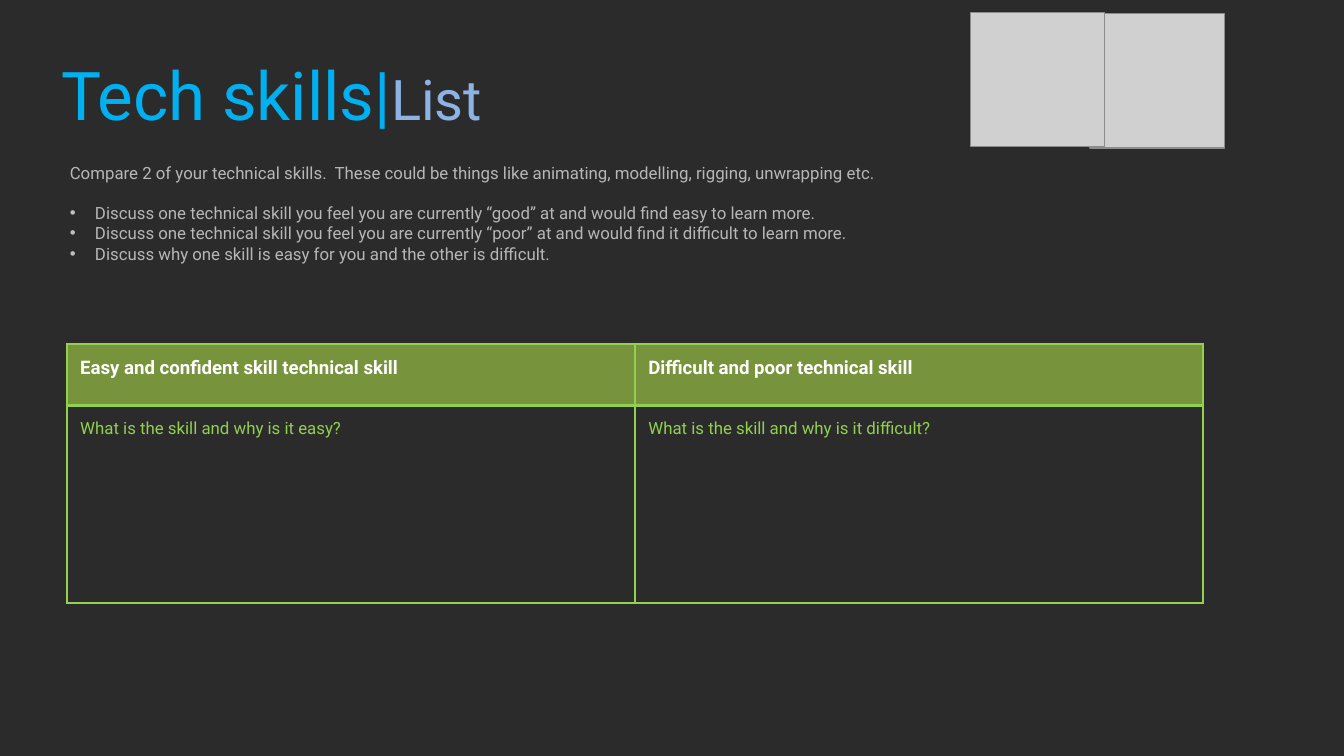
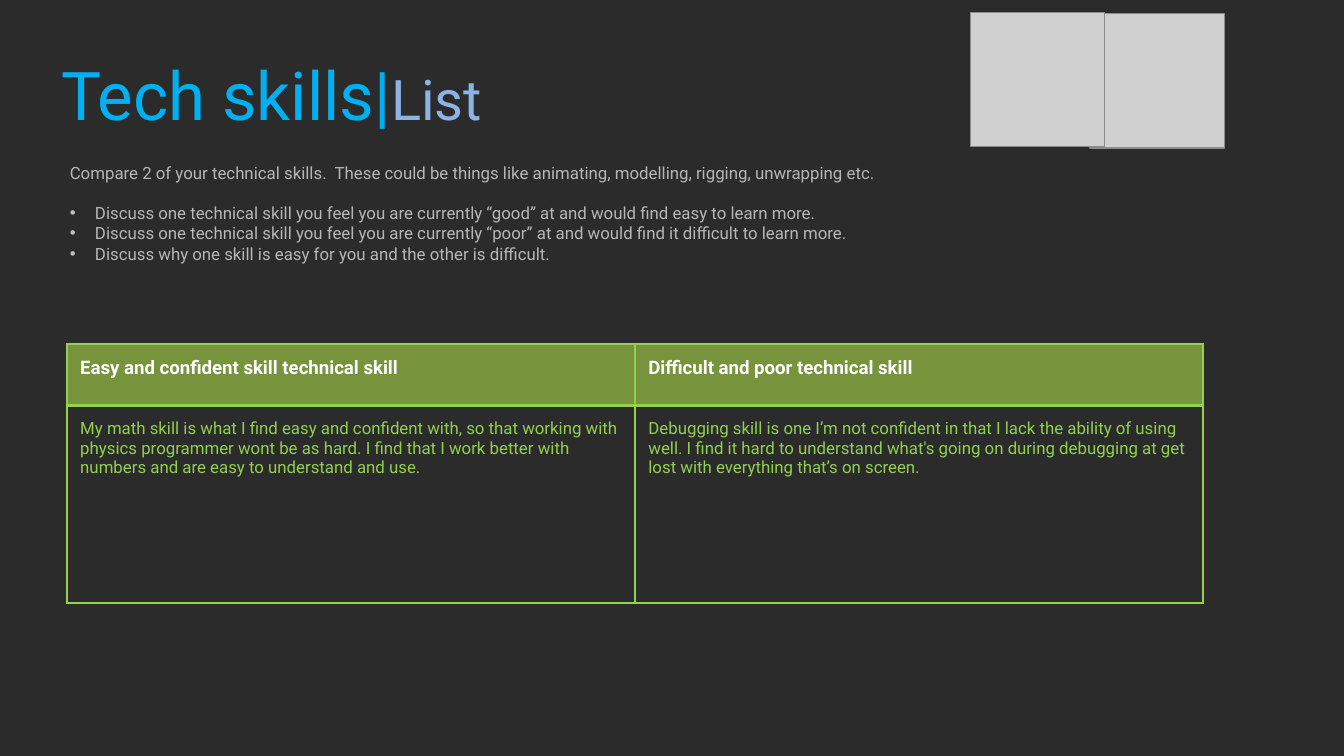
Before and after one commit to Ryszarder/ProfessionalStudies, a slide deck: slide 18 of 2021_Professional_Studies_1_BlakePeck.pptx. Drawn at 1344x756 pixels with LibreOffice and Linux fonts; fonts in the diff are those of the drawing; grey boxes stand for pictures; background and template pictures are left out; a plain dark background stands for a picture behind light text. Boxes give left, top, right and bottom in pixels: in the first picture for what was removed or moved away, otherwise in the second. Text is boxed around its words. In the diff, an @@ line names an element or a change of style, - is before the commit and + after.

```diff
--- a/2021_Professional_Studies_1_BlakePeck.pptx
+++ b/2021_Professional_Studies_1_BlakePeck.pptx
@@ table at [67,344,1204,603] @@
-row 2, column 1: What is the skill and why is it easy?
+row 2, column 1: My math skill is what I find easy and confident with, so that working with physics programmer wont be as hard. I find that I work better with numbers and are easy to understand and use.
-row 2, column 2: What is the skill and why is it difficult?
+row 2, column 2: Debugging skill is one I’m not confident in that I lack the ability of using well. I find it hard to understand what's going on during debugging at get lost with everything that’s on screen.
```
Also in this commit, not shown: 3 other slides changed.
